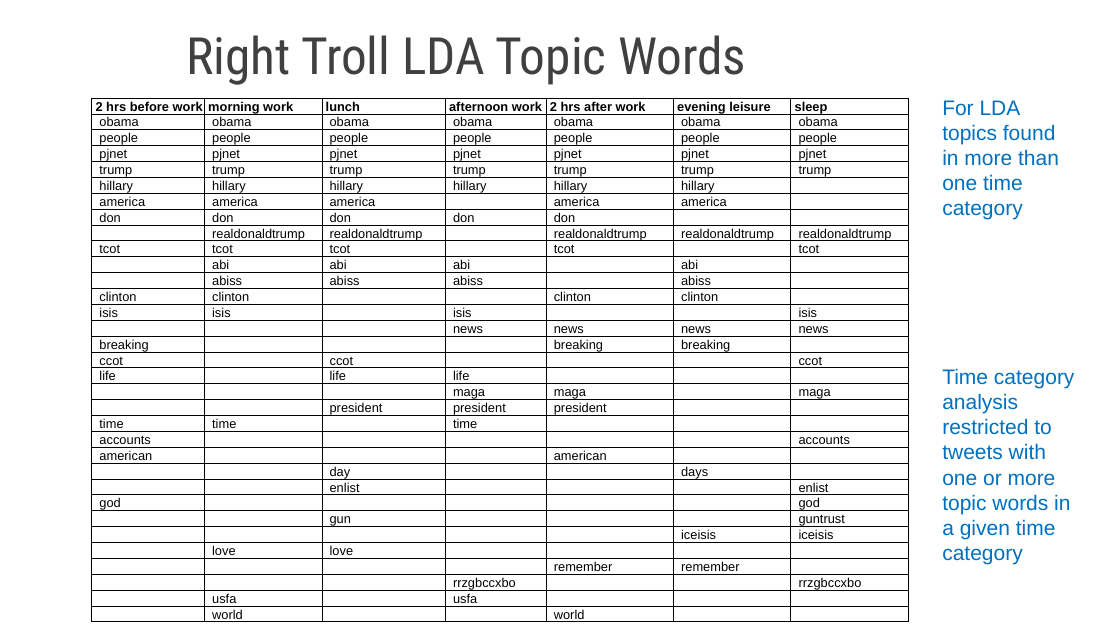
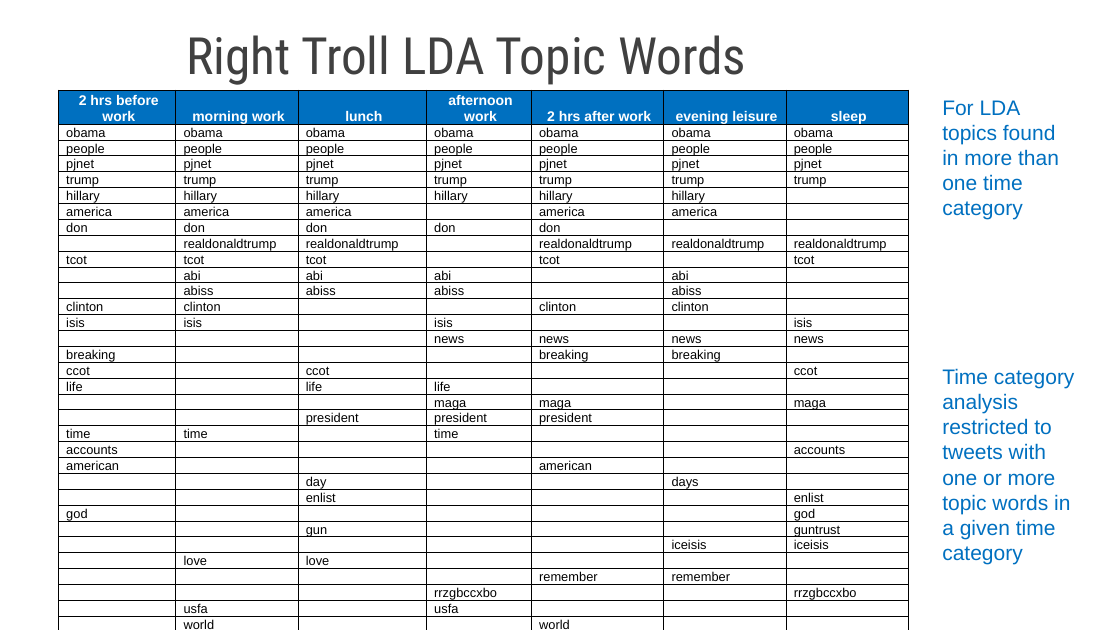
Before and after one commit to qdav/MSDA_Visualization, a slide deck: slide 13 of DA_6233_Final_Presentation.pptx. Drawn at 1120x630 pixels with LibreOffice and Linux fonts; fonts in the diff are those of the drawing. Boxes give left, top, right and bottom in pixels: in the first picture for what was removed or moved away, otherwise in the second. Text is boxed around its words. In the diff, an @@ line names an element or a change of style, - is before the commit and + after.

```diff
--- a/DA_6233_Final_Presentation.pptx
+++ b/DA_6233_Final_Presentation.pptx
@@ table at (x1=59, y1=90, x2=911, y2=630) @@
@@ fill none to #0070C0 in row 1 @@
@@ size 11 to 12 pt, text colour #000000 to #FFFFFF in "2 hrs before work", "morning work", "lunch", "afternoon work" and 3 more places @@
@@ alignment left to centre @@
@@ table resized from (x1=92, y1=98, x2=908, y2=623) to (x1=59, y1=90, x2=911, y2=630) @@
```
Also in this commit, not shown: 1 other slide changed.
